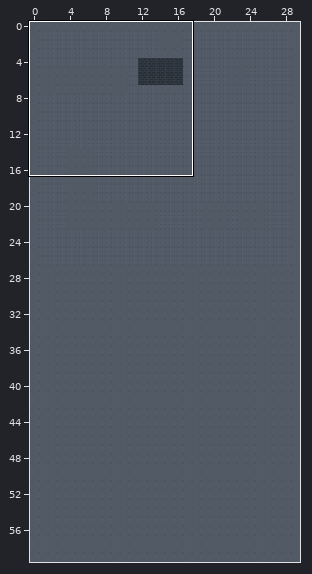
Two states of a Tiled map, CrawlIT/Android/Content/Maps/test.tmx. The picture above shows the old version from afar; the outline marks the close-up.
Close-up. Earlier state:
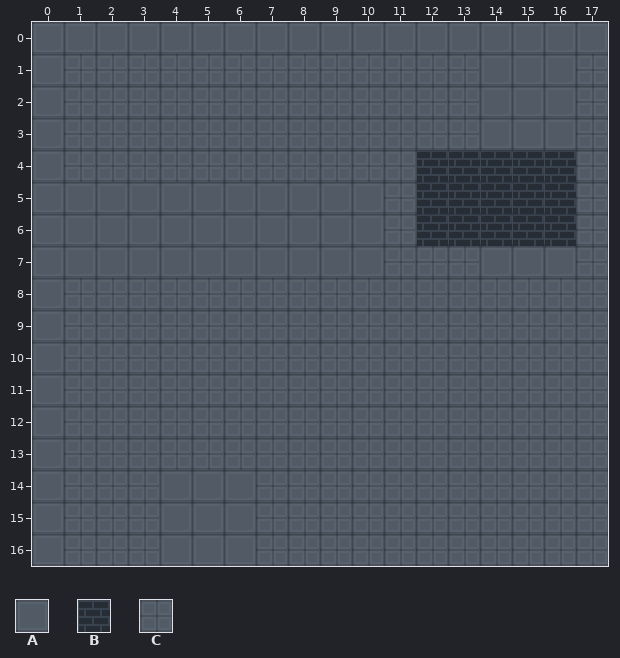
Cells are 32x32 px. Shown: x 0..17, y 0..16. The commit also changed other parts of the map, which this record leaves out. Tiles whose own drawing changed are shown in their newer look in all pictures. The old version is drawn lined up with the new one.
Key: from "bluegrey": A 0, B 1; from "maptiles": C 0.
_ is an empty cell.
Layer "Ground" before, first column x 0:
 0 AAAAAAAAAAAAAAAAAA
 1 ACCCCCCCCCCCCCAAAC
 2 ACCCCCCCCCCCCCAAAC
 3 ACCCCCCCCCCCCCAAAC
 4 ACCCCCCCCCCCBBBBBC
 5 AAAAAAAAAAACBBBBBC
 6 AAAAAAAAAAACBBBBBC
 7 AAAAAAAAAAACCCAAAC
 8 ACCCCCCCCCCCCCCCCC
 9 ACCCCCCCCCCCCCCCCC
10 ACCCCCCCCCCCCCCCCC
11 ACCCCCCCCCCCCCCCCC
12 ACCCCCCCCCCCCCCCCC
13 ACCCCCCCCCCCCCCCCC
14 ACCCAAACCCCCCCCCCC
15 ACCCAAACCCCCCCCCCC
16 ACCCAAACCCCCCCCCCC
The result:
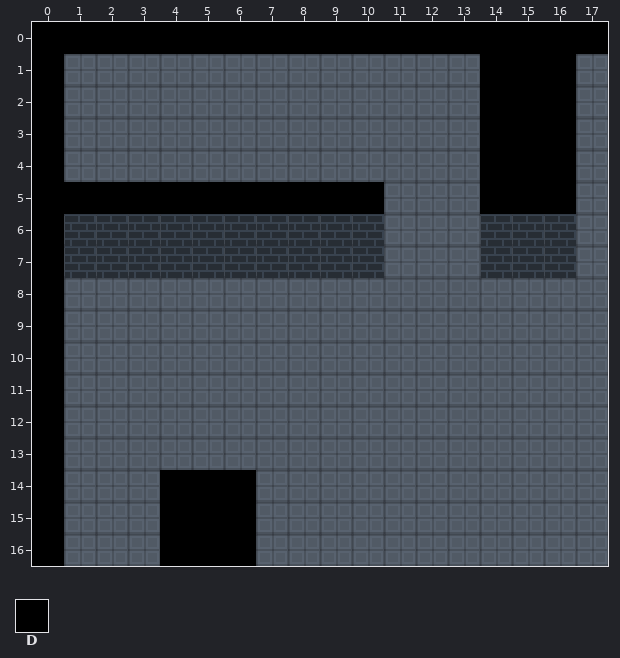
Further tiles: from "maptiles": D 2.
The edit:
Changed rows in their new state; . is an unchanged cell.
map size 30x60 -> 30x28 cells
Layer "Ground":
first column x 0:
 0 DDDDDDDDDDDDDDDDDD
 1 D.............DDD.
 2 D.............DDD.
 3 D.............DDD.
 4 D...........CCDDD.
 5 DDDDDDDDDDD.CCDDD.
 6 DBBBBBBBBBB.CC....
 7 DBBBBBBBBBB...BBB.
 8 D.................
 9 D.................
10 D.................
11 D.................
12 D.................
13 D.................
14 D...DDD...........
15 D...DDD...........
16 D...DDD...........
